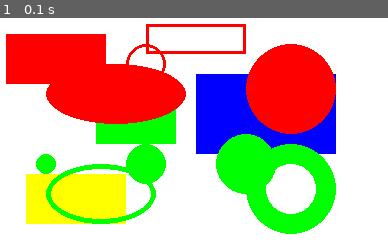
Above: before the commit, frame 1.
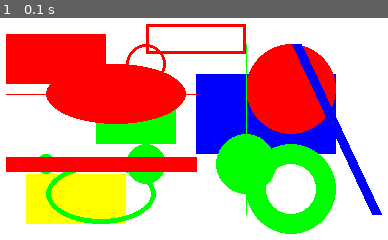
Above: after the commit, the same moment.

Repository: pipipik/py_game_01
Game: pygame game, started from draw_01.py
Two runs of this game, one before a commit and one after it. Both use one fixed random seed, a clock stepped at 60 frames per second and the inputs below.
Inputs:
- Up to frame 1 (0.1 s): no input

The runs differ from the first frame. In frame 1, 5.3% of the frame differs, in the area x 1-99%, y 11-89%.

Commit message:
draw_line1

Diff:
--- a/draw_01.py
+++ b/draw_01.py
@@ -1,4 +1,4 @@
-"""draw_03.py"""
+"""draw_04.py"""
 import sys
 import pygame
 from pygame.locals import QUIT, Rect
@@ -53,6 +53,18 @@
     pygame.draw.ellipse(SURFACE, (0, 255, 0), (50, 150, 110, 60), 5)
     pygame.draw.ellipse(SURFACE, (0, 255, 0), ((250, 130), (90, 90)), 20)
 
+    # line(SURFACE: ベース画面オブジェクト, color: 色, start_pos: 始点, end_pos: 終点, width: 線の幅)
+    # 赤 : 横線
+    pygame.draw.line(SURFACE, (255, 0, 0), (10, 80), (200, 80))
+    # 赤 : 横線(太さ 15)
+    pygame.draw.line(SURFACE, (255, 0, 0), (10, 150), (200, 150), 15)
+    # 緑 : 縦線
+    pygame.draw.line(SURFACE, (0, 255, 0), (250, 30), (250, 200))
+    # 青 : 斜線(太さ 10)
+    start_pos = (300, 30)
+    end_pos = (380, 200)
+    pygame.draw.line(SURFACE, (0, 0, 255), start_pos, end_pos, 10)
+
     pygame.display.update() # プログラム中に描画した内容を画面に反映
     FPSCLOCK.tick(10) # 1秒間に10回ループが実行
 
